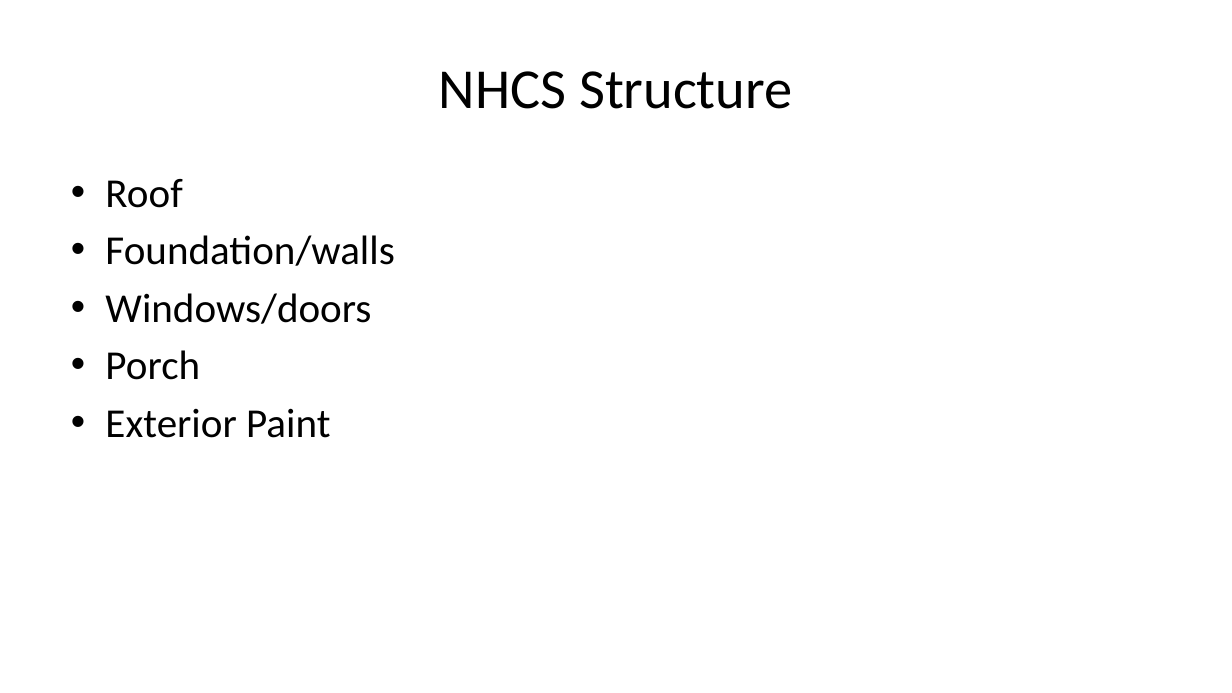
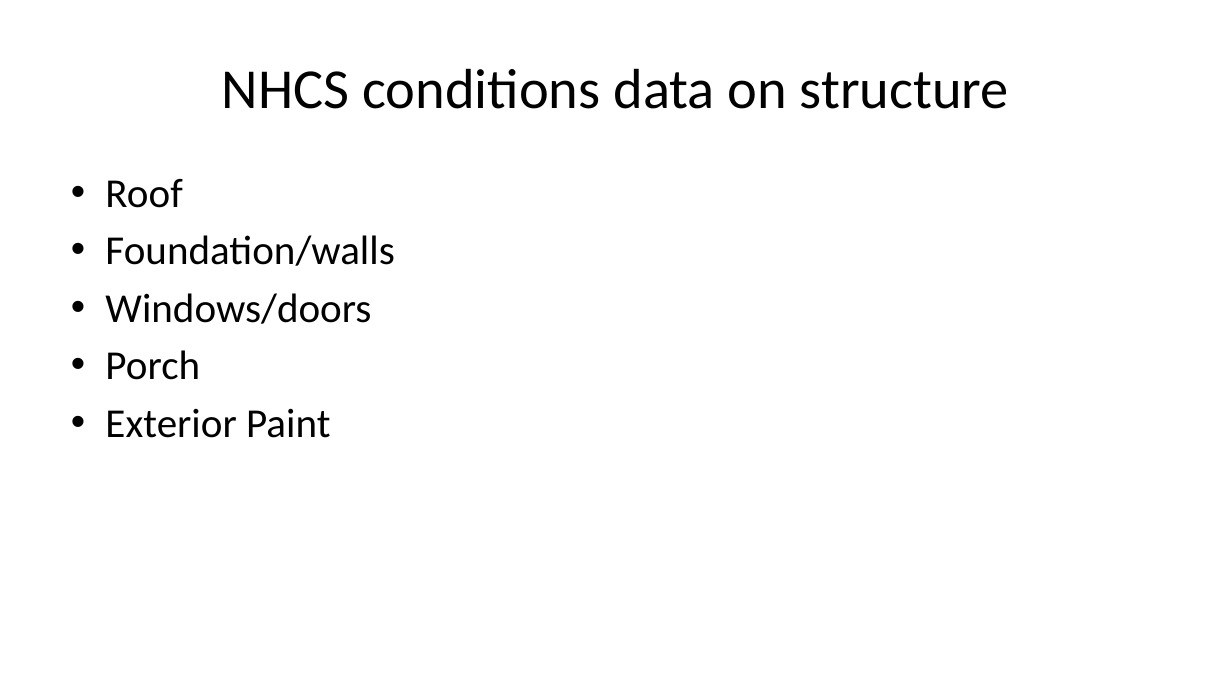
Before and after one commit to pmean/talks, a slide deck: slide 9 of nhcs/seattle-talk.pptx (slide 5 before the commit). Drawn at 1232x693 pixels with LibreOffice and Linux fonts; fonts in the diff are those of the drawing. Boxes give left, top, right and bottom in pixels: in the first picture for what was removed or moved away, otherwise in the second. Text is boxed around its words. In the diff, an @@ line names an element or a change of style, - is before the commit and + after.

```diff
--- a/nhcs/seattle-talk.pptx
+++ b/nhcs/seattle-talk.pptx
@@ title at [222, 68, 1009, 109]: text changed @@
-NHCS Structure
+NHCS conditions data on structure
```
Also in this commit, not shown: 10 other slides changed, 5 slides added, 1 slide removed, 2 other files.
